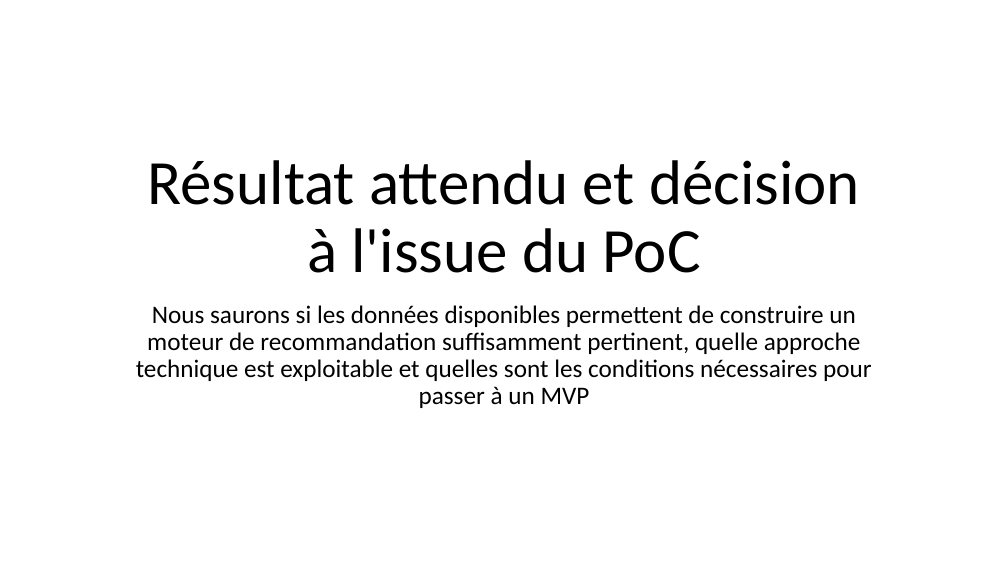
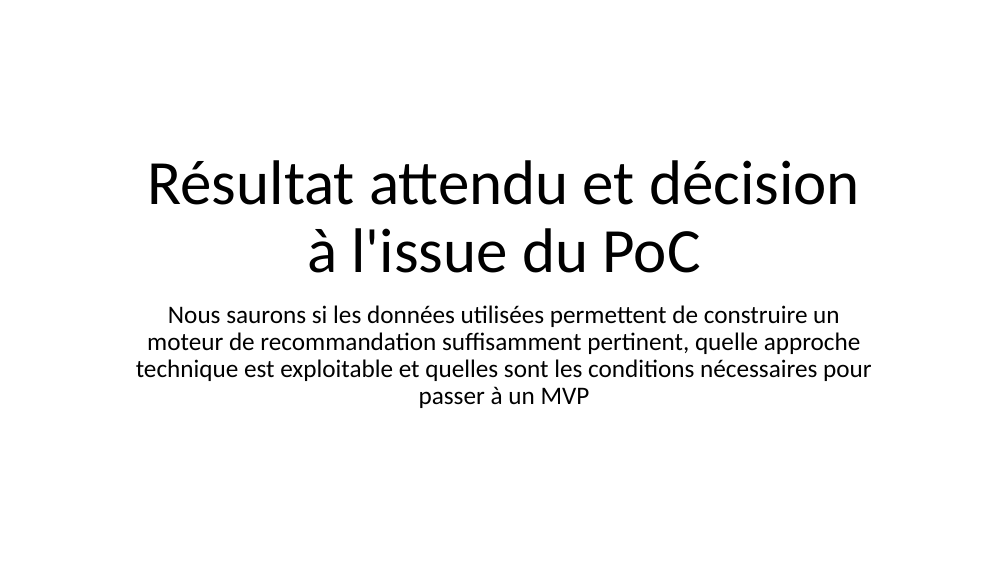
Before and after one commit to Ace4teaM/OCR-FashionInsta, a slide deck: slide 29 of POC.pptx (slide 31 before the commit). Drawn at 1008x567 pixels with LibreOffice and Linux fonts; fonts in the diff are those of the drawing. Boxes give left, top, right and bottom in pixels: in the first picture for what was removed or moved away, otherwise in the second. Text is boxed around its words. In the diff, an @@ line names an element or a change of style, - is before the commit and + after.

```diff
--- a/POC.pptx
+++ b/POC.pptx
@@ subtitle at bbox=[136, 305, 872, 408]: text changed @@
-Nous saurons si les données disponibles permettent de construire un moteur de recommandation suffisamment pertinent, quelle approche technique est exploitable et quelles sont les conditions nécessaires pour passer à un MVP
+Nous saurons si les données utilisées permettent de construire un moteur de recommandation suffisamment pertinent, quelle approche technique est exploitable et quelles sont les conditions nécessaires pour passer à un MVP
```
Also in this commit, not shown: 13 other slides changed, 2 slides added, 4 slides removed, 2 other files.
